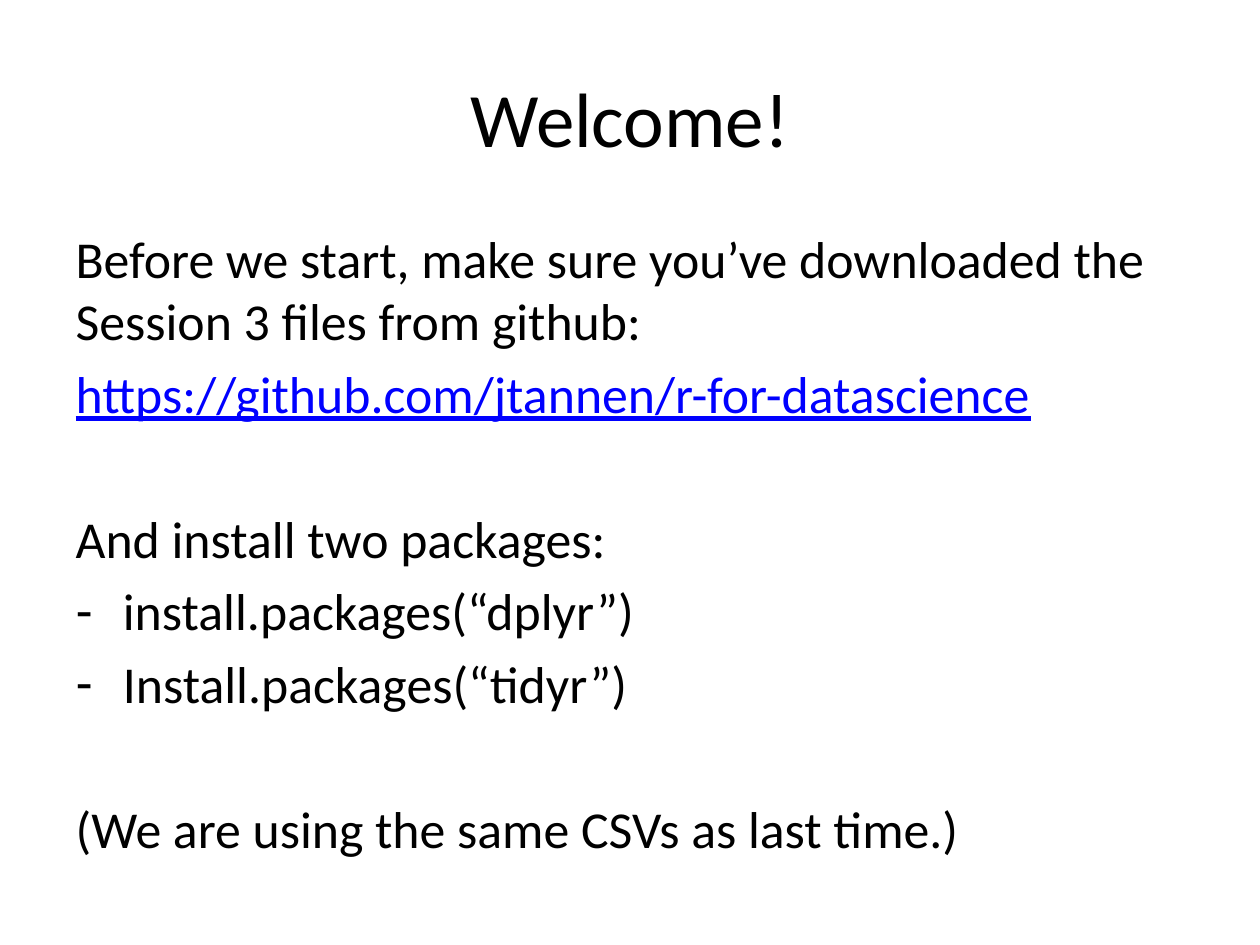
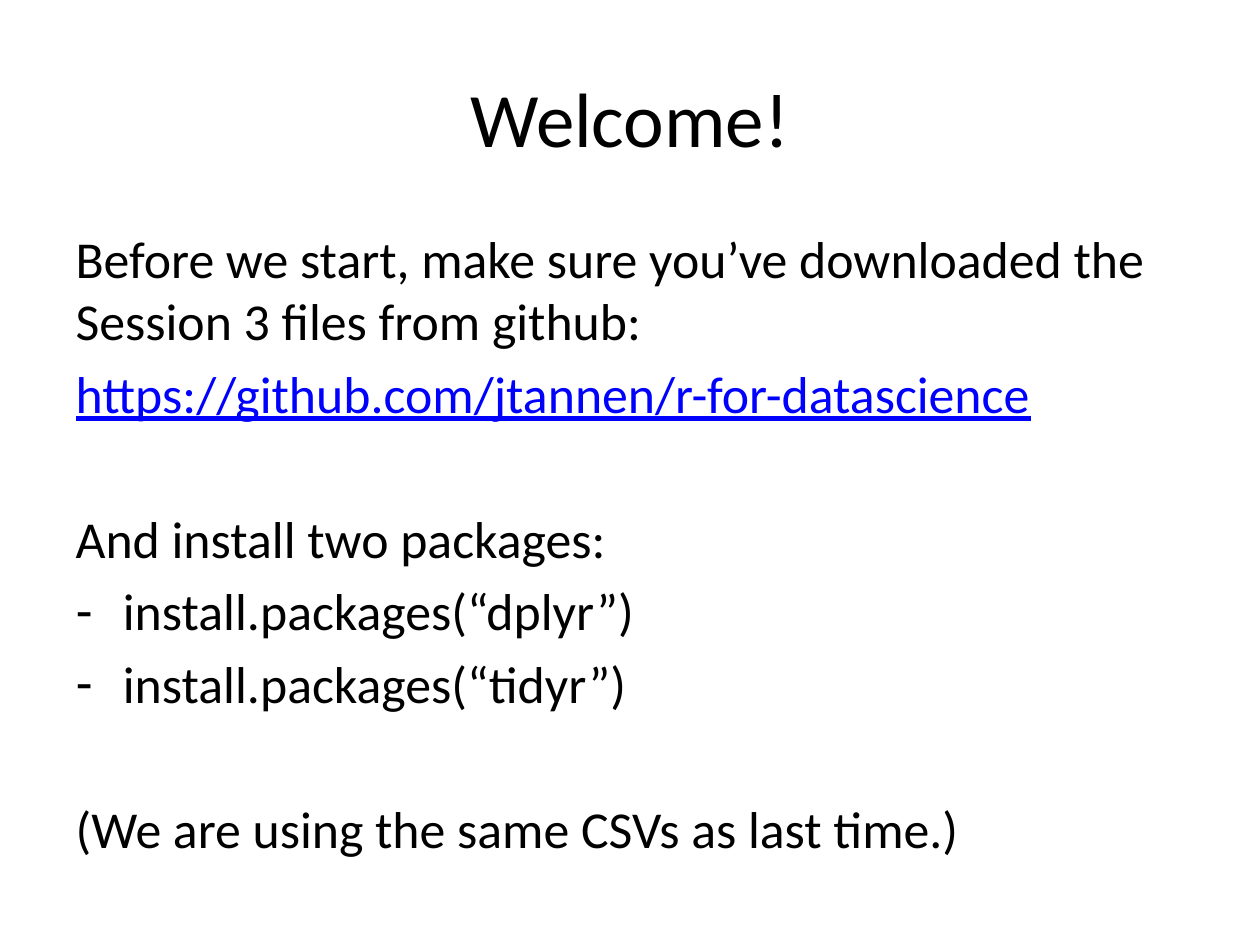
Before and after one commit to jtannen/r-for-datascience, a slide deck: slide 1 of session-3-wrangling/session-3-wrangling.pptx. Drawn at 1260x945 pixels with LibreOffice and Linux fonts; fonts in the diff are those of the drawing. Boxes give left, top, right and bottom in pixels: in the first picture for what was removed or moved away, otherwise in the second. Text is boxed around its words. In the diff, an @@ line names an element or a change of style, - is before the commit and + after.

```diff
--- a/session-3-wrangling/session-3-wrangling.pptx
+++ b/session-3-wrangling/session-3-wrangling.pptx
@@ text at bbox=[123, 665, 626, 712]: text changed @@
-– Install.packages(“tidyr”)
+– install.packages(“tidyr”)
```
Also in this commit, not shown: 1 other slide changed, 1 slide added, 1 other file.
